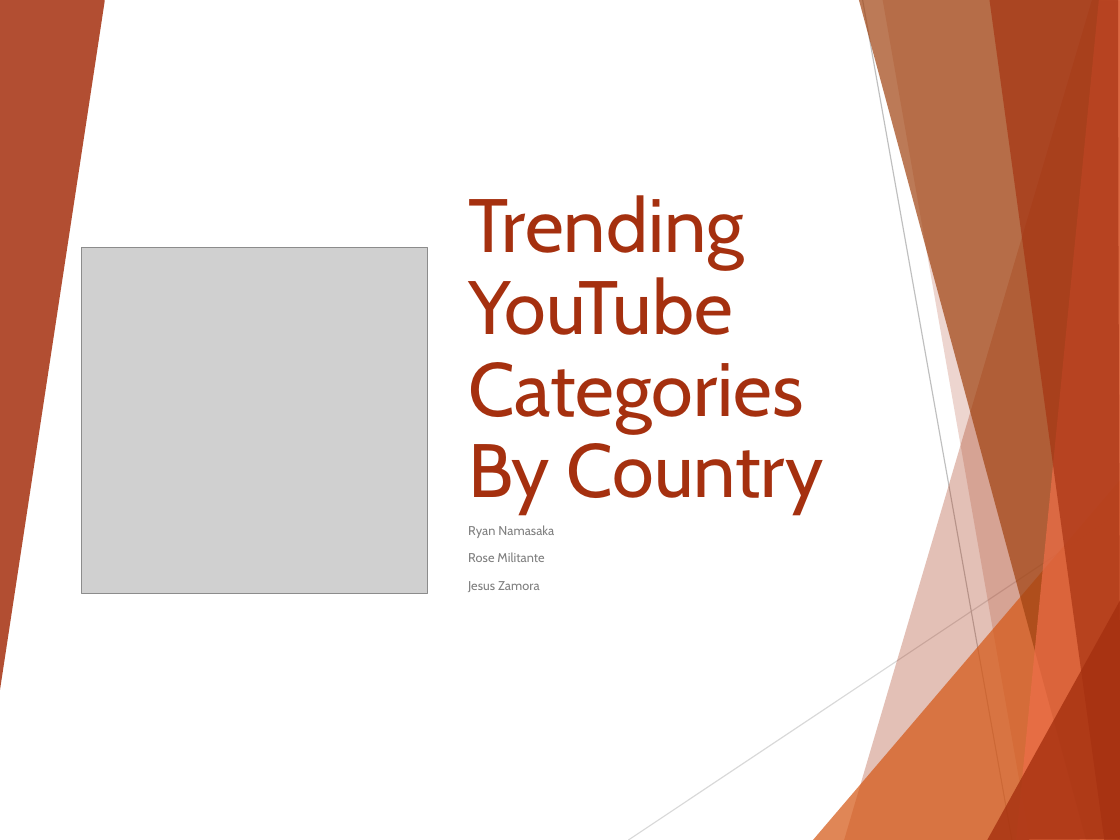
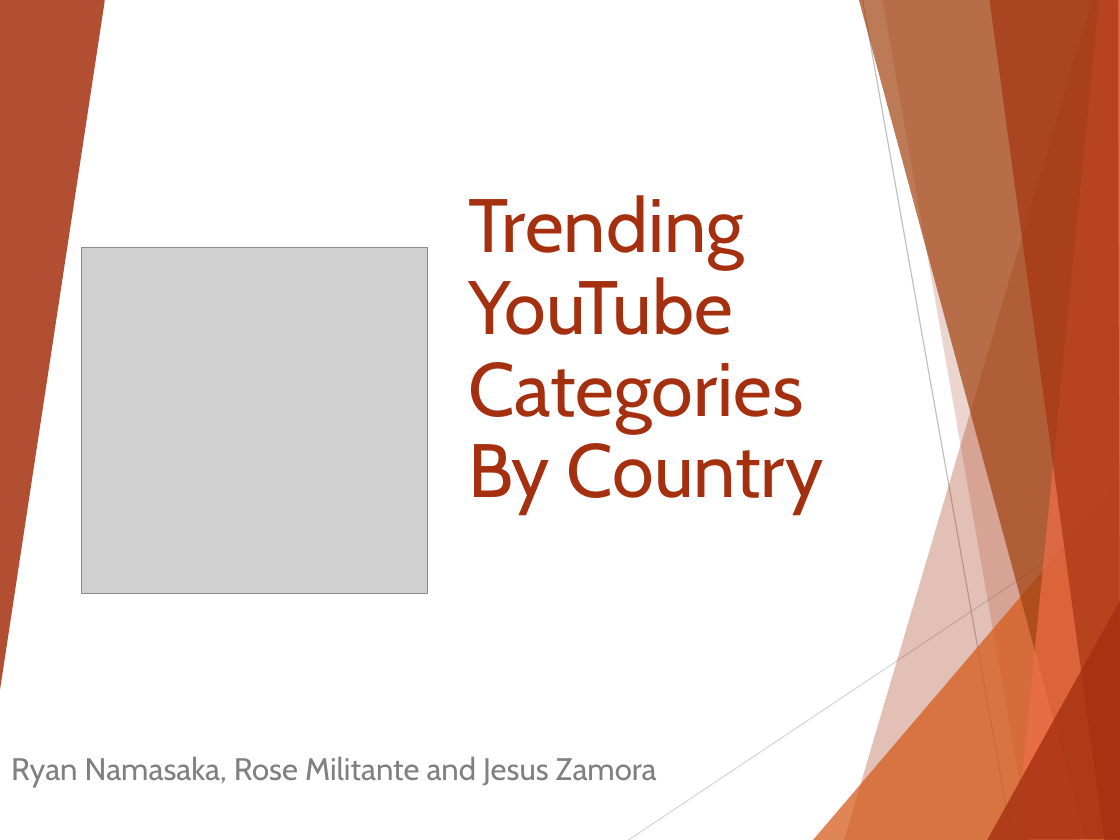
Before and after one commit to wabuge10/Project_One, a slide deck: slide 1 of Project 1 Presentation.pptx. Drawn at 1120x840 pixels with LibreOffice and Linux fonts; fonts in the diff are those of the drawing; grey boxes stand for pictures. Boxes give left, top, right and bottom in pixels: in the first picture for what was removed or moved away, otherwise in the second. Text is boxed around its words. In the diff, an @@ line names an element or a change of style, - is before the commit and + after.

```diff
--- a/Project 1 Presentation.pptx
+++ b/Project 1 Presentation.pptx
@@ subtitle at (x1=11, y1=756, x2=657, y2=788): text changed; size 8.2 to 20 pt @@
-Ryan Namasaka
-Rose Militante
-Jesus Zamora
+Ryan Namasaka, Rose Militante and Jesus Zamora
```
Also in this commit, not shown: 2 other slides changed, 11 slides added, 1 slide removed, 2 other files.
